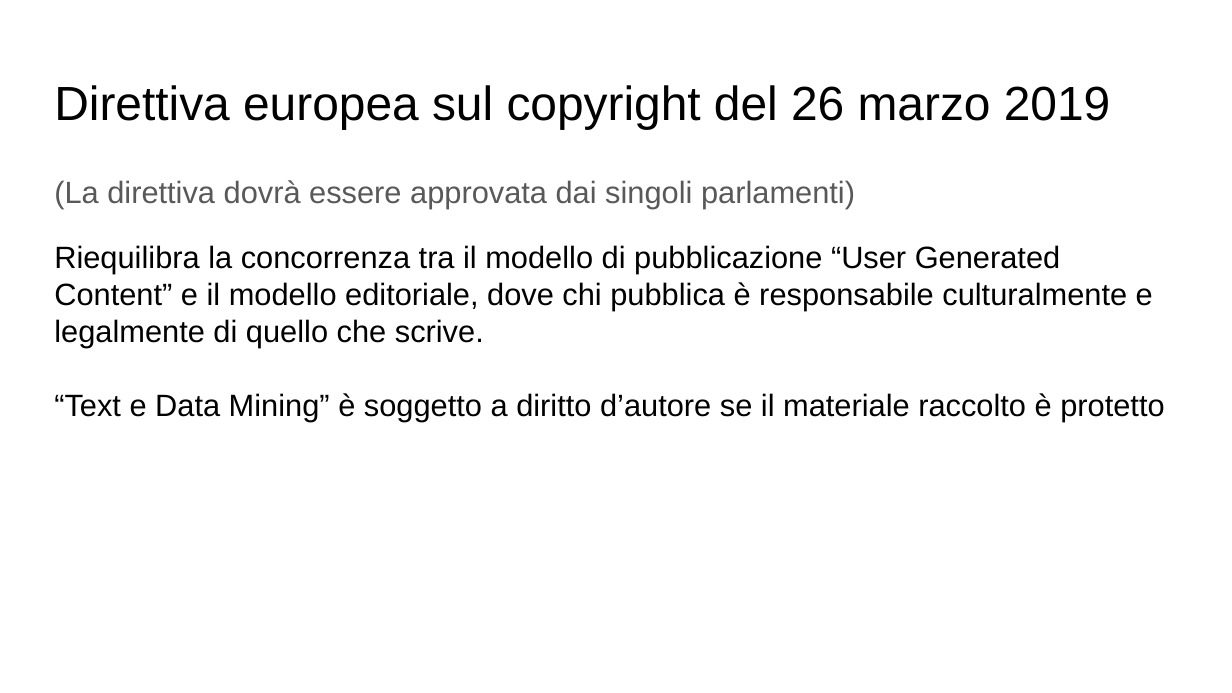
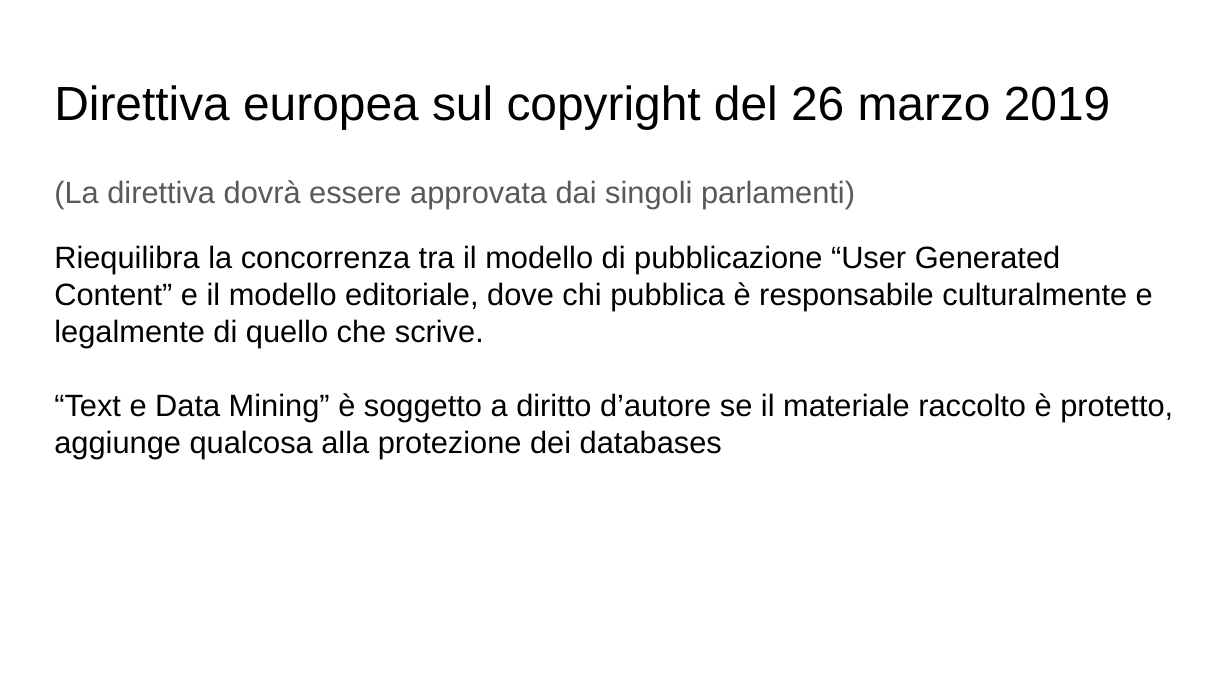
Before and after one commit to claudiotubertini/lettore_bulimico, a slide deck: slide 22 of cubo_lettore_google.pptx. Drawn at 1232x693 pixels with LibreOffice and Linux fonts; fonts in the diff are those of the drawing. Boxes give left, top, right and bottom in pixels: in the first picture for what was removed or moved away, otherwise in the second. Text is boxed around its words. In the diff, an @@ line names an element or a change of style, - is before the commit and + after.

```diff
--- a/cubo_lettore_google.pptx
+++ b/cubo_lettore_google.pptx
@@ text at box(54, 393, 1173, 458): text changed @@
-“Text e Data Mining” è soggetto a diritto d’autore se il materiale raccolto è protetto
+“Text e Data Mining” è soggetto a diritto d’autore se il materiale raccolto è protetto, aggiunge qualcosa alla protezione dei databases
```
Also in this commit, not shown: 1 other slide changed.
